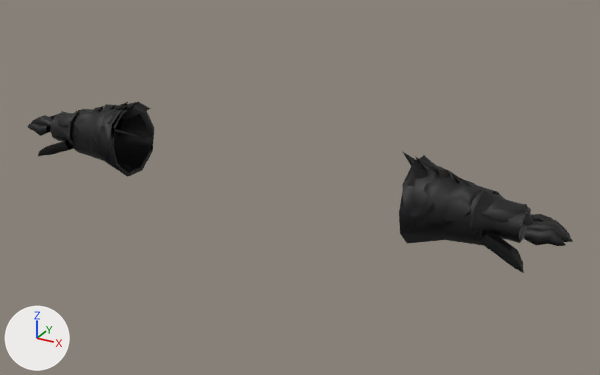
What one commit did to the glTF model assets/modeles/armures/porte/gantelets_obsidienne_enchante.glb.
The view is the same before and after, from a 50 mm lens placed at (1.238, -1.93, 2.415), pointed at (0.114, 0.113, 1.393). Arrows for +X, +Y and +Z are at lower left; the lights stay in place. The older version comes first. Vertices at exactly the same position are counted once.

The older version as bpy lines, for what is in view:
```python
me_gantelets_obsidienne = bpy.data.meshes.new('gantelets_obsidienne')
me_gantelets_obsidienne.from_pydata(...)  # 734 vertices, 1123 faces; spans x -0.94..0.94, y -0.04..0.2, z 1.33..1.59
# faces by material slot: [883, 240]
me_gantelets_obsidienne.materials.append(mat_obsidienne_enchante)
me_gantelets_obsidienne.materials.append(mat_fer_noir)
ob_gantelets_obsidienne = bpy.data.objects.new('gantelets_obsidienne', me_gantelets_obsidienne)
ob_gantelets_obsidienne.location = (0.0, 0.0, 0.0)
```
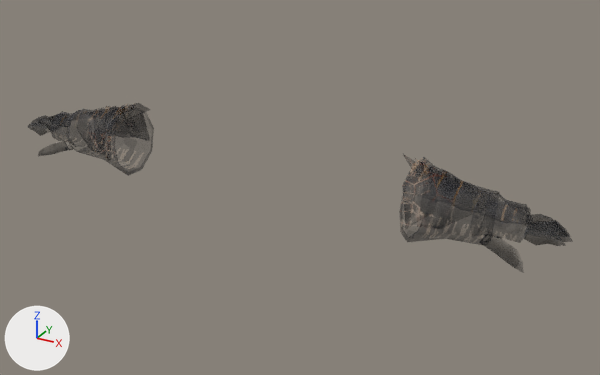
Diff of the bpy script that builds the scene:
```diff
--- a/assets/modeles/armures/porte/gantelets_obsidienne_enchante.glb.py
+++ b/assets/modeles/armures/porte/gantelets_obsidienne_enchante.glb.py
@@ mat_obsidienne_lourd @@
+mat_obsidienne_lourd = bpy.data.materials.new('obsidienne.lourd')
+# uses the picture img_gantelets_obsidienne_enchante
@@ mat_fer_obsidienne @@
+mat_fer_obsidienne = bpy.data.materials.new('fer.obsidienne')
+# uses the picture img_gantelets_obsidienne_enchante
@@ me_gantelets_obsidienne @@
 # used by ob_gantelets_obsidienne; location = (0.0, 0.0, 0.0)
-me_gantelets_obsidienne.from_pydata(...)  # 734 vertices, 1123 faces; spans x -0.94..0.94, y -0.04..0.2, z 1.33..1.59
+me_gantelets_obsidienne.from_pydata(...)  # 948 vertices, 1490 faces; spans x -0.94..0.94, y -0.03..0.2, z 1.33..1.59
+# me_gantelets_obsidienne part 1: 6 vertices moved within x -0.67..-0.5, y 0.0..0.16, z 1.34..1.53; 44 vertices removed from x -0.72..-0.49, y -0.04..0.19, z 1.33..1.59; 210 vertices added at x -0.84..-0.49, y -0.03..0.19, z 1.34..1.58
+# me_gantelets_obsidienne part 2: 8 vertices moved within x 0.5..0.67, y 0.0..0.16, z 1.34..1.54; 44 vertices removed from x 0.49..0.72, y -0.04..0.19, z 1.33..1.59; 124 vertices added at x 0.49..0.72, y -0.03..0.19, z 1.33..1.58
+# me_gantelets_obsidienne part 3: 474 faces spanning x -0.94..0.94, y -0.03..0.2, z 1.33..1.59 switch from mat_obsidienne_enchante to mat_obsidienne_lourd
+# me_gantelets_obsidienne part 4: 216 faces spanning x -0.92..0.92, y -0.03..0.12, z 1.37..1.47 switch from mat_fer_noir to mat_fer_obsidienne
+# other edits to the shape of me_gantelets_obsidienne do not show in these pictures
```

Changed parts and their boxes [x1, y1, x2, y2] in the pictures (600 x 375 px):
'gantelets_obsidienne', reshaped: before [28, 102, 573, 273]; after [28, 104, 567, 268]
part 1 of me_gantelets_obsidienne, cut back: before [70, 102, 154, 177]; after [38, 105, 152, 176]
part 2 of me_gantelets_obsidienne, cut back: before [399, 156, 499, 246]; after [401, 158, 500, 242]
part 3 of me_gantelets_obsidienne, recoloured: before [28, 102, 573, 273]; after [28, 104, 567, 243]
part 4 of me_gantelets_obsidienne, recoloured: [29, 114, 567, 268] in both
